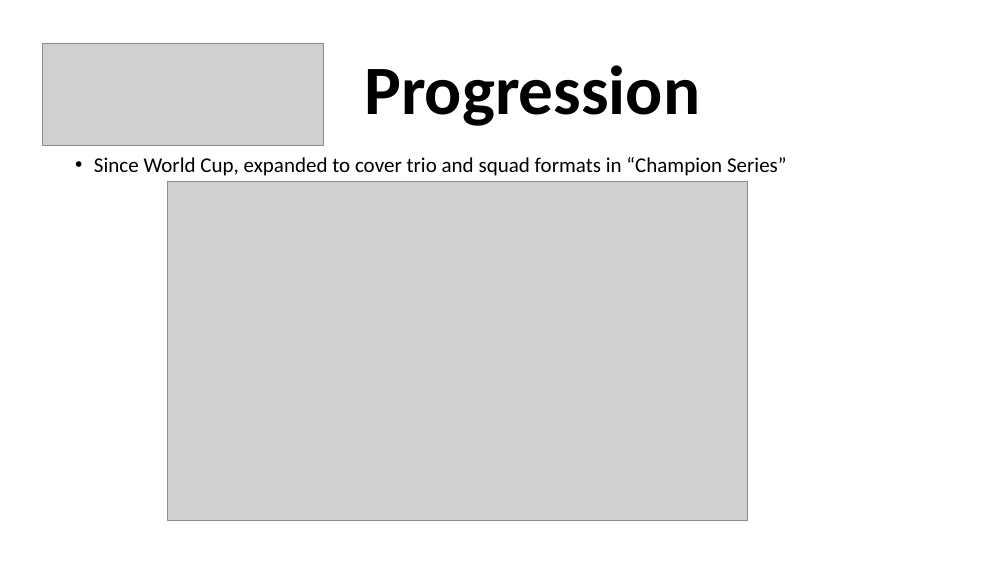
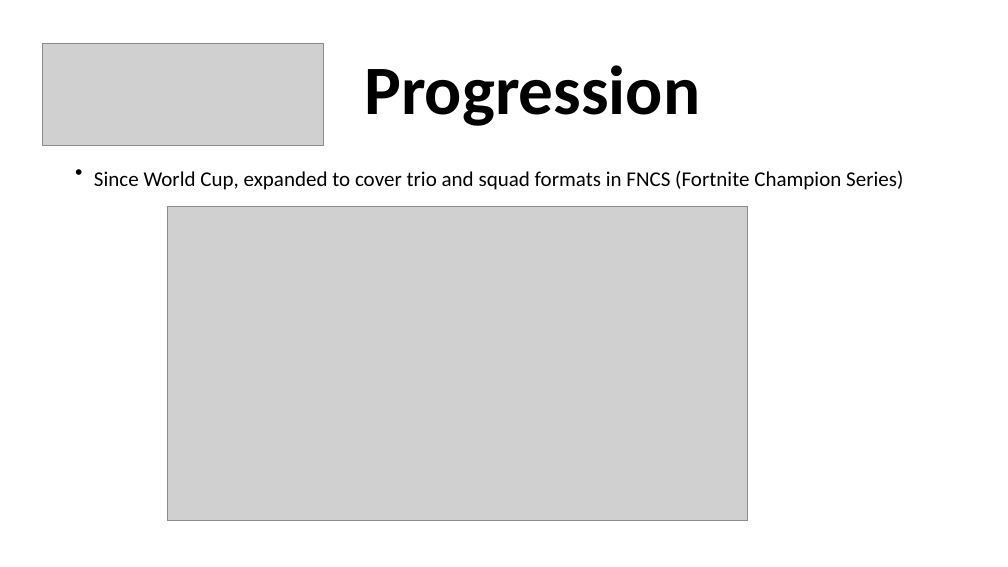
Before and after one commit to smckissock/fortnite, a slide deck: slide 4 of doc/Fortnite Ping Tiny Seed 2019-12-02.pptx. Drawn at 1008x567 pixels with LibreOffice and Linux fonts; fonts in the diff are those of the drawing; grey boxes stand for pictures. Boxes give left, top, right and bottom in pixels: in the first picture for what was removed or moved away, otherwise in the second. Text is boxed around its words. In the diff, an @@ line names an element or a change of style, - is before the commit and + after.

```diff
--- a/doc/Fortnite Ping Tiny Seed 2019-12-02.pptx
+++ b/doc/Fortnite Ping Tiny Seed 2019-12-02.pptx
@@ text at bbox=[94, 171, 903, 190]: text changed @@
-• Since World Cup, expanded to cover trio and squad formats in “Champion Series”
+• Since World Cup, expanded to cover trio and squad formats in FNCS (Fortnite Champion Series)
@@ picture: place and size @@
-picture at bbox=[167, 182, 748, 521]
+picture at bbox=[167, 206, 748, 521]
```
Also in this commit, not shown: 4 other slides changed, 9 slides added, 2 slides removed, 2 other files.
